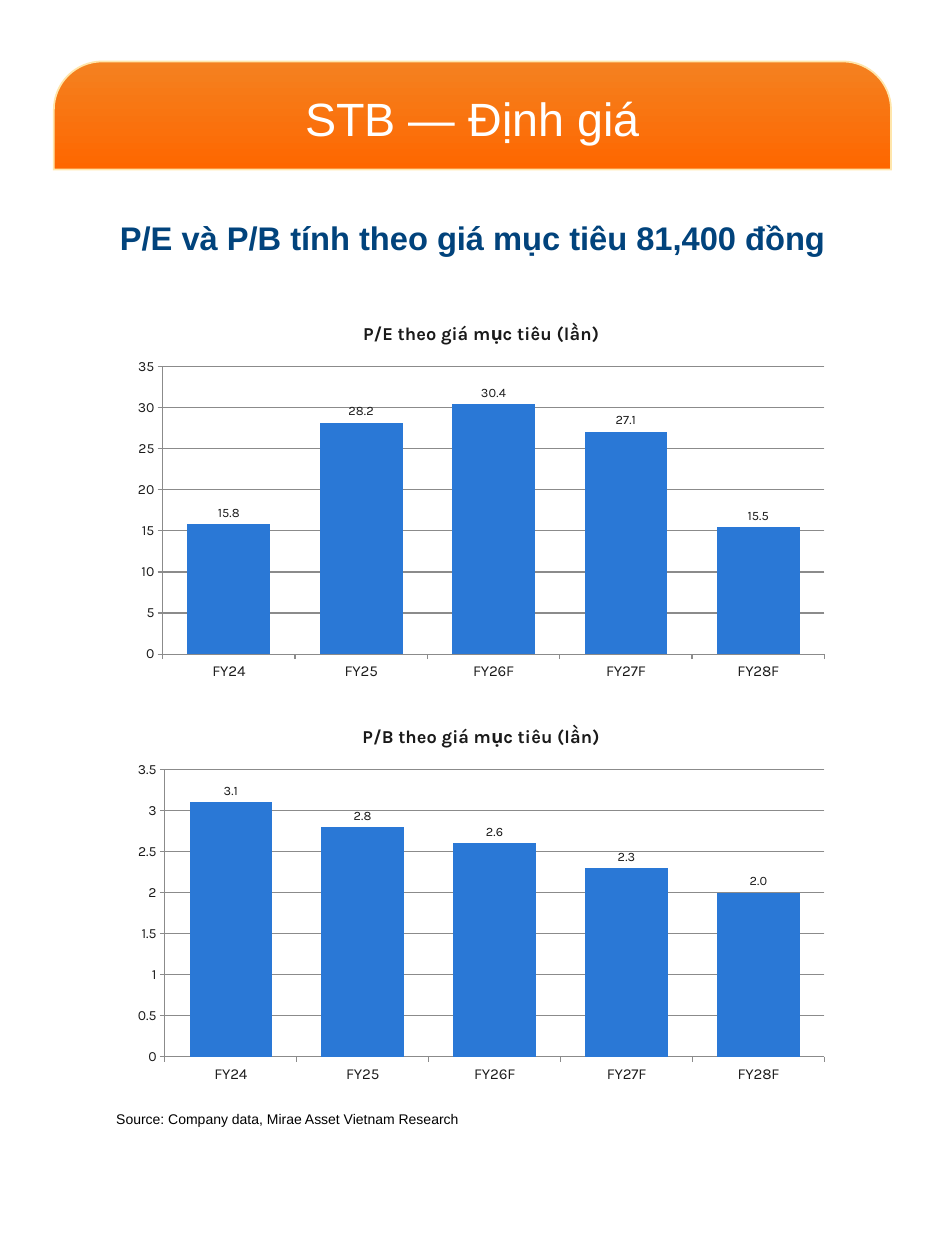
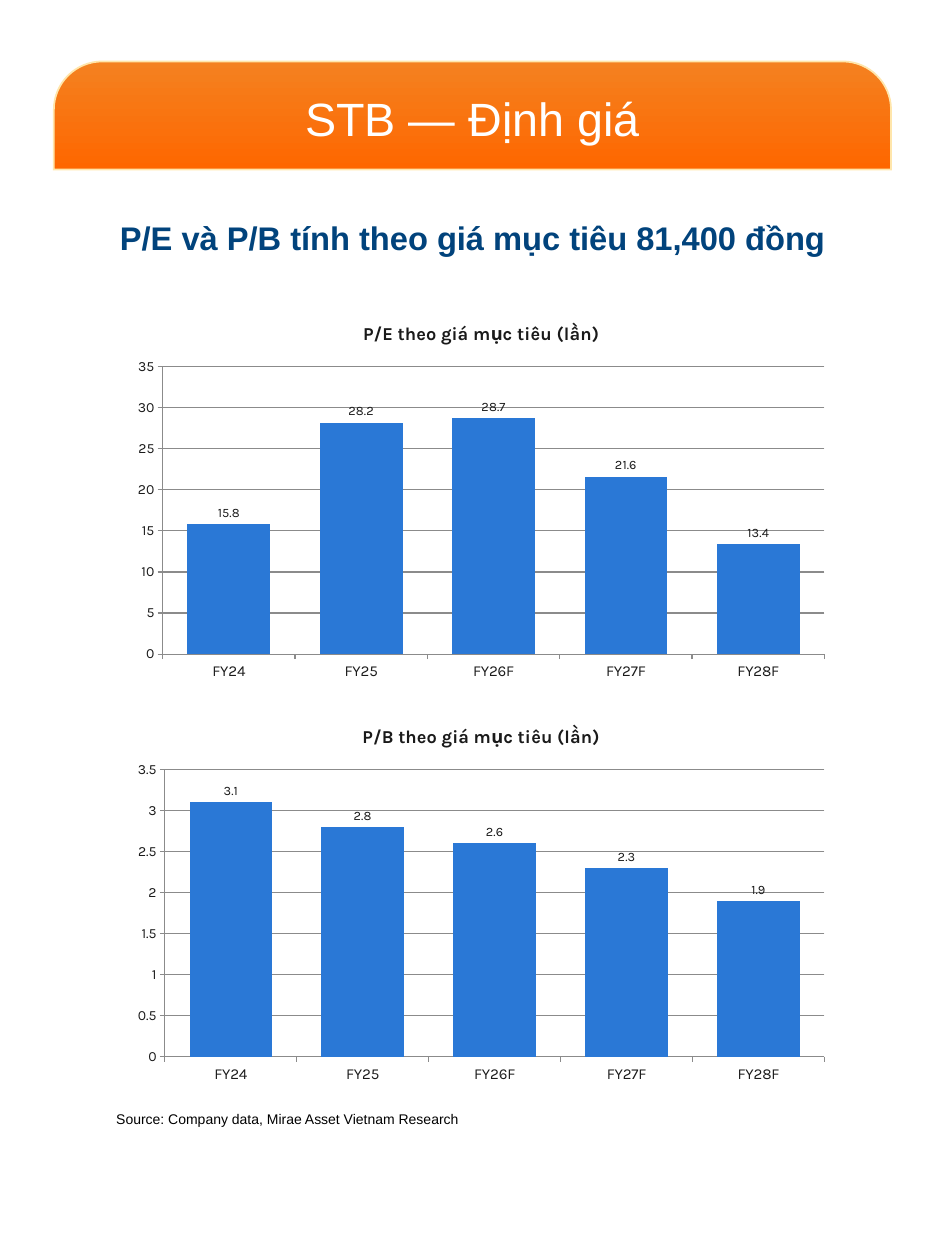
Before and after one commit to datquanton/verbose-guide, a slide deck: slide 9 of MASVN_Mobile_Report_STB_FPT_2Q26_EN_VN.pptx. Drawn at 945x1260 pixels with LibreOffice and Linux fonts; fonts in the diff are those of the drawing; background and template pictures are left out. Boxes give left, top, right and bottom in pixels: in the first picture for what was removed or moved away, otherwise in the second. Text is boxed around its words. In the diff, an @@ line names an element or a change of style, - is before the commit and + after.

```diff
--- a/MASVN_Mobile_Report_STB_FPT_2Q26_EN_VN.pptx
+++ b/MASVN_Mobile_Report_STB_FPT_2Q26_EN_VN.pptx
@@ column chart at box(123, 307, 838, 687) @@
@@ P/E theo giá mục tiêu (lần), FY26F: 30.4 to 28.7 @@
@@ P/E theo giá mục tiêu (lần), FY27F: 27.1 to 21.6 @@
@@ P/E theo giá mục tiêu (lần), FY28F: 15.5 to 13.4 @@
@@ column chart at box(123, 710, 838, 1090) @@
@@ P/B theo giá mục tiêu (lần), FY28F: 2 to 1.9 @@
```
Also in this commit, not shown: 7 other slides changed, 12 other files.
